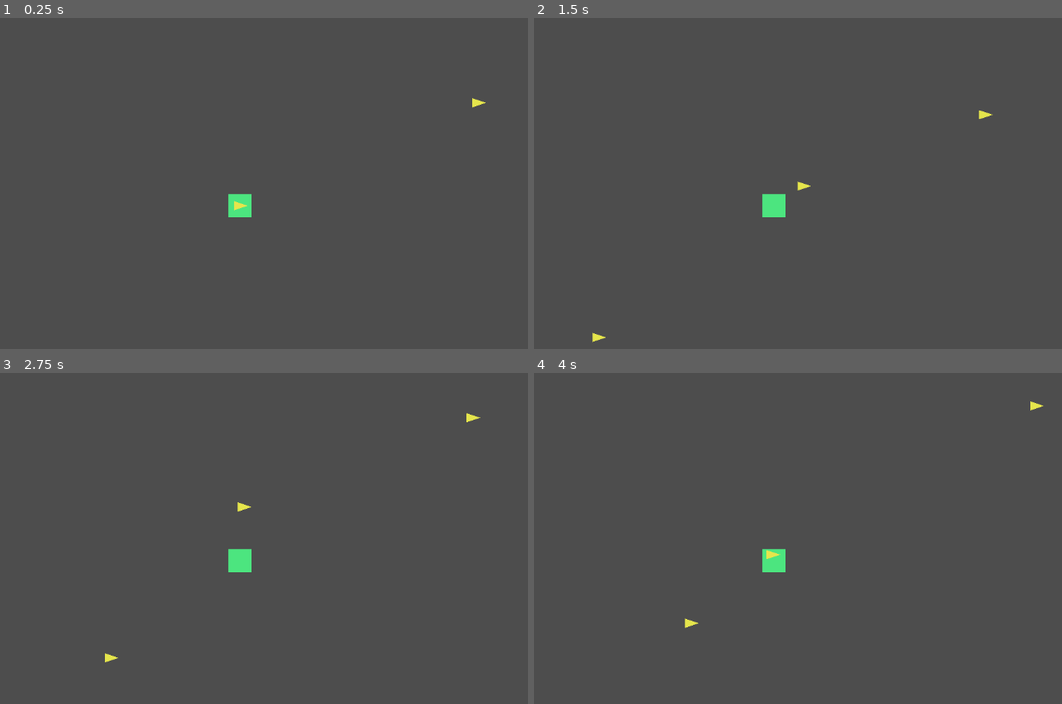
Above: before the commit, frames 1-4 (two rows, left to right).
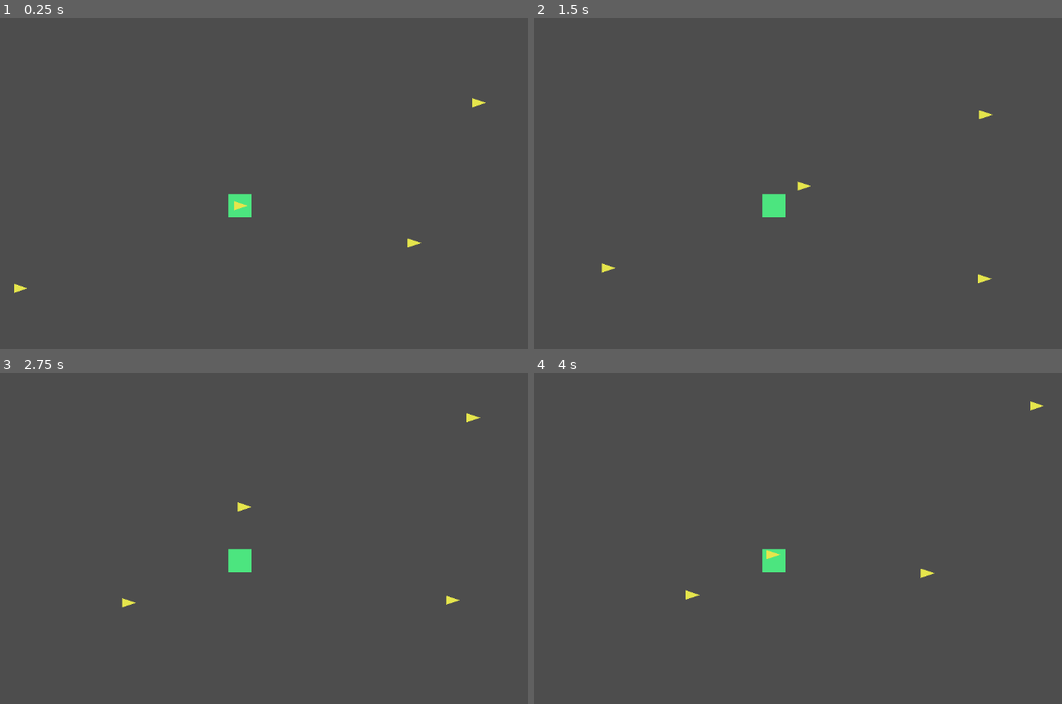
Above: after the commit, the same moments.

Repository: darthlemi/SpaceGame
Game: Godot game, scene res://scenes/campaign/campaign_scene.tscn
The game is run twice, just before and just after one commit, with the same random seed, the same clock (stepped at 60 frames per second) and the same inputs.
Inputs (mouse positions are in pixels of both pictures, inside the frame that each line leads up to):
- Up to frame 1 (0.25 s): no input
- Up to frame 2 (1.5 s): move the mouse to (908, 143) at 0.52 s; hold 4 (formation_box) 0.53-1.25 s; click (908, 143) at 0.67 s; drag from (629, 180) to (771, 206) at 1.27 s
- Up to frame 3 (2.75 s): move the mouse to (290, 435) at 2.02 s; hold 2 (formation_line) from 2.03 s (still down); click (290, 435) at 2.17 s
- Up to frame 4 (4 s): release 2 (formation_line) at 2.75 s; drag from (729, 591) to (1009, 416) at 2.77 s; move the mouse to (961, 571) at 3.52 s; hold 3 (formation_wedge) from 3.53 s (still down); click (961, 571) at 3.67 s

The runs differ from the first frame. In frame 1, less than 0.1% of the frame differs, in the area x 2-80%, y 66-84%; in frame 2, 0.1%; in frame 3, 0.1%; in frame 4, 0.1%, in the area x 28-76%, y 59-78%.

Commit message:
Fix final-review findings: register test_campaign_scene, bring enemy fleets on-screen, re-arm engage prompt, guard null player_fleet
- Register tests/test_campaign_scene.gd in run_tests.gd via load() (Critical:
  it was never executed by any reported suite run). Also fixed a real
  intermittent cross-test failure this exposed by cleaning up the
  Engage-triggered CombatScene leak in test_campaign_scene.gd and moving
  its registration past test_ai_controller_targeting.gd.
- Move trader/patrol bootstrap spawn positions on-screen so all four
  default campaign fleets are reachable by mouse click.
- Connect player_icon.area_exited to clear _pending_enemy_icon so
  Disengage can't permanently suppress re-engagement against a pirate
  parked on the player.
- Guard CampaignState.player_fleet null in combat_scene.gd's
  _report_to_campaign(), matching resolve_engagement's own contract.

Diff:
--- a/scripts/campaign/campaign_scene.gd
+++ b/scripts/campaign/campaign_scene.gd
@@ -23,6 +23,7 @@
 
 	player_icon = _spawn_icon(CampaignState.player_fleet, CampaignFleetIcon.BehaviorType.PLAYER)
 	player_icon.area_entered.connect(_on_player_area_entered)
+	player_icon.area_exited.connect(_on_player_area_exited)
 
 	for enemy_fleet in CampaignState.enemy_fleets:
 		var behavior := _behavior_for_faction(enemy_fleet.faction)
@@ -54,13 +55,13 @@
 
 	var trader := CampaignFleet.new()
 	trader.faction = CampaignFleet.Faction.TRADER
-	trader.position = Vector2(200, 700)
+	trader.position = Vector2(200, 550)
 	trader.speed = 80.0
 	trader.ship_compositions = [{"max_hp": 60.0, "current_hp": 60.0, "max_shield": 20.0, "current_shield": 20.0}]
 
 	var patrol := CampaignFleet.new()
 	patrol.faction = CampaignFleet.Faction.NEUTRAL
-	patrol.position = Vector2(900, 800)
+	patrol.position = Vector2(900, 450)
 	patrol.speed = 90.0
 	patrol.ship_compositions = [{"max_hp": 80.0, "current_hp": 80.0, "max_shield": 30.0, "current_shield": 30.0}]
 
@@ -87,6 +88,10 @@
 		_pending_enemy_icon = area
 		engage_prompt.visible = true
 
+func _on_player_area_exited(area: Area2D) -> void:
+	if area == _pending_enemy_icon:
+		_pending_enemy_icon = null
+
 func _on_engage_pressed() -> void:
 	engage_prompt.visible = false
 	CampaignState.start_engagement(_pending_enemy_icon.fleet)
--- a/scripts/combat/combat_scene.gd
+++ b/scripts/combat/combat_scene.gd
@@ -147,6 +147,8 @@
 
 func _report_to_campaign() -> void:
 	CampaignState.resolve_engagement(_collect_survivor_data(player_ships), _collect_survivor_data(enemy_ships))
+	if CampaignState.player_fleet == null:
+		return
 	if CampaignState.player_fleet.is_destroyed():
 		get_tree().change_scene_to_file("res://scenes/ui/game_over.tscn")
 	else:
--- a/tests/run_tests.gd
+++ b/tests/run_tests.gd
@@ -61,6 +61,22 @@
 		print("FAIL [%s]: %s" % [combat_scene_test.resource_path, f])
 	total_failures += combat_scene_failures.size()
 
+	# Loaded (not preloaded) because campaign_scene.gd bare-references the
+	# CampaignState autoload; preload() would resolve this chain at
+	# compile-time of run_tests.gd itself, before CampaignState is registered
+	# as a global identifier in --script mode. By this point several run_async
+	# calls above have already awaited frames, so the autoload is registered
+	# by the time load() runs. Positioned after combat_scene_test (rather than
+	# right after the first run_async block) because its Engage-button path
+	# triggers a real, several-frames-deferred change_scene_to_file that was
+	# found to race with test_ai_controller_targeting's single-frame timing
+	# assumption when placed immediately before it.
+	var campaign_scene_test = load("res://tests/test_campaign_scene.gd")
+	var campaign_scene_failures: Array[String] = await campaign_scene_test.run_async(self)
+	for f in campaign_scene_failures:
+		print("FAIL [%s]: %s" % [campaign_scene_test.resource_path, f])
+	total_failures += campaign_scene_failures.size()
+
 	var campaign_fleet_icon_test = preload("res://tests/test_campaign_fleet_icon.gd")
 	var campaign_fleet_icon_failures: Array[String] = await campaign_fleet_icon_test.run_async(self)
 	for f in campaign_fleet_icon_failures:
--- a/tests/test_campaign_scene.gd
+++ b/tests/test_campaign_scene.gd
@@ -35,4 +35,26 @@
 
 	campaign_state.reset()
 	scene.queue_free()
+
+	# The Engage button above called change_scene_to_file("res://scenes/combat/combat_scene.tscn"),
+	# which only takes effect several frames later (measured empirically: not yet applied
+	# after 1 frame, applied by the 3rd) and becomes tree.current_scene once it fires. Left
+	# alone, that CombatScene instance would keep running in the background for the rest of
+	# the --script test run (see the identical cleanup in test_combat_scene.gd), and its
+	# spawned ships would share the same PLAYER_GROUP/ENEMY_GROUP StringNames as any later
+	# test's own CombatScene instances, corrupting their destruction-count logic. Poll a few
+	# frames rather than assuming a fixed count, since this is deferred-queue timing, not a
+	# guaranteed single-frame contract.
+	var leaked_scene: Node = null
+	for i in 10:
+		await tree.process_frame
+		if tree.current_scene != null and tree.current_scene != scene:
+			leaked_scene = tree.current_scene
+			break
+	if leaked_scene != null:
+		tree.current_scene = null
+		if is_instance_valid(leaked_scene) and not leaked_scene.is_queued_for_deletion():
+			leaked_scene.queue_free()
+			await tree.process_frame
+
 	return failures
